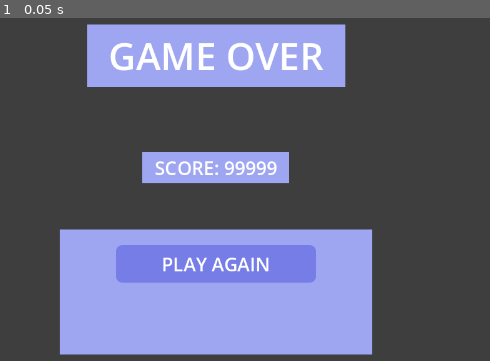
Above: before the commit, frame 1.
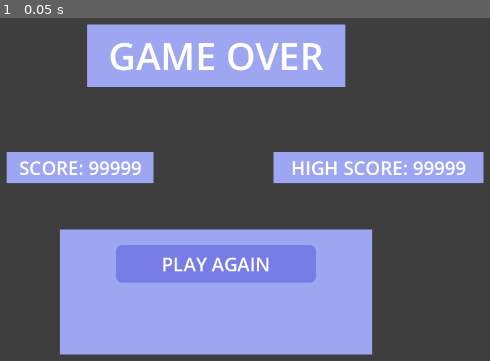
Above: after the commit, the same moment.

Repository: lolyay270/Mobile-Dev-Small
Game: Godot game, scene res://scenes/gameOver.tscn
The game is run twice, just before and just after one commit, with the same random seed, the same clock (stepped at 60 frames per second) and the same inputs. This scene is started directly instead of the project's main scene.
Inputs:
- Up to frame 1 (0.05 s): no input

The runs differ from the first frame. In frame 1, 8.4% of the frame differs, in the area x 1-99%, y 39-49%.
Error in both runs: Invalid access to property or key 'score' on a base object of type 'null instance'. (res://scripts/UI)

Commit message:
feat(highscore): shown in gameOver with animated banner

Diff:
--- a/scenes/gameOver.tscn
+++ b/scenes/gameOver.tscn
@@ -8,6 +8,43 @@
 [sub_resource type="LabelSettings" id="LabelSettings_dh54o"]
 font_size = 40
 
+[sub_resource type="Animation" id="Animation_twys0"]
+length = 0.001
+tracks/0/type = "value"
+tracks/0/imported = false
+tracks/0/enabled = true
+tracks/0/path = NodePath(".:scale")
+tracks/0/interp = 1
+tracks/0/loop_wrap = true
+tracks/0/keys = {
+"times": PackedFloat32Array(0),
+"transitions": PackedFloat32Array(1),
+"update": 0,
+"values": [Vector2(1, 1)]
+}
+
+[sub_resource type="Animation" id="Animation_d1w46"]
+resource_name = "sizePulse"
+loop_mode = 1
+tracks/0/type = "value"
+tracks/0/imported = false
+tracks/0/enabled = true
+tracks/0/path = NodePath(".:scale")
+tracks/0/interp = 2
+tracks/0/loop_wrap = true
+tracks/0/keys = {
+"times": PackedFloat32Array(0, 0.5, 1),
+"transitions": PackedFloat32Array(1, 1, 1),
+"update": 0,
+"values": [Vector2(1, 1), Vector2(0.8, 0.8), Vector2(1, 1)]
+}
+
+[sub_resource type="AnimationLibrary" id="AnimationLibrary_lwyln"]
+_data = {
+&"RESET": SubResource("Animation_twys0"),
+&"sizePulse": SubResource("Animation_d1w46")
+}
+
 [node name="GameOver" type="Control"]
 layout_mode = 3
 anchors_preset = 15
@@ -66,9 +103,9 @@
 anchor_top = 0.5
 anchor_right = 0.5
 anchor_bottom = 0.5
-offset_left = -98.0
+offset_left = -315.0
 offset_top = -60.0
-offset_right = 98.0
+offset_right = -119.0
 offset_bottom = -18.0
 grow_horizontal = 2
 grow_vertical = 2
@@ -91,7 +128,6 @@
 color = Color(0.6175, 0.65075, 0.95, 1)
 
 [node name="high score" type="Label" parent="BG"]
-visible = false
 z_index = 2
 layout_mode = 1
 anchors_preset = 8
@@ -99,9 +135,9 @@
 anchor_top = 0.5
 anchor_right = 0.5
 anchor_bottom = 0.5
-offset_left = 110.0
+offset_left = 120.0
 offset_top = -60.0
-offset_right = 390.0
+offset_right = 400.0
 offset_bottom = -18.0
 grow_horizontal = 2
 grow_vertical = 2
@@ -120,7 +156,7 @@
 grow_horizontal = 2
 grow_vertical = 2
 scale = Vector2(1.2, 1.2)
-pivot_offset = Vector2(98, 21)
+pivot_offset = Vector2(140, 21)
 color = Color(0.6175, 0.65075, 0.95, 1)
 
 [node name="SELECTIONS" type="ColorRect" parent="BG"]
@@ -183,4 +219,9 @@
 pivot_offset = Vector2(140, 21)
 color = Color(0.466667, 0.490196, 0.905882, 1)
 
+[node name="AnimationPlayer" type="AnimationPlayer" parent="BG/new high score"]
+libraries = {
+&"": SubResource("AnimationLibrary_lwyln")
+}
+
 [connection signal="button_up" from="BG/SELECTIONS/new game" to="." method="_on_new_game_button_up"]
--- a/scripts/UI elements/gameOver.gd
+++ b/scripts/UI elements/gameOver.gd
@@ -1,7 +1,17 @@
+"""
+This script manages high score checking, and displaying both scores in the gameOver scene
+"""
+
 extends Node
 
 @onready var finalScoreDisplay: Label = $BG/score
+@onready var highscoreDisplay = $"BG/high score"
+@onready var newHSBanner = $"BG/new high score"
+@onready var bannerAnimate: AnimationPlayer = $"BG/new high score/AnimationPlayer"
+
 @onready var scoreManager = $"/root/Game/Score/Value"
+
+
 
 func _ready() -> void:
 	if scoreManager.score > GameManager.highScore:
@@ -9,8 +19,7 @@
 
 	scoreManager.get_parent().hide() #hide the scoreDisplay
 	finalScoreDisplay.text = "SCORE: " + str(scoreManager.score)
-
-	#TODO: show highscore value
+	highscoreDisplay.text = "HIGH SCORE: " + str(GameManager.highScore)
 
 
 func _on_new_game_button_up() -> void:
@@ -18,10 +27,8 @@
 
 
 func manageHighScore():
-	#temp
-	print("new highscore! ", scoreManager.score, " > ", GameManager.highScore)
-
 	GameManager.highScore = scoreManager.score
 	SaveData.save_game()
 
-	#TODO: show "new highscore" banner
+	newHSBanner.show()
+	bannerAnimate.play("sizePulse")
Not shown: 1 places in scenes/gameOver.tscn that only renumber resources
